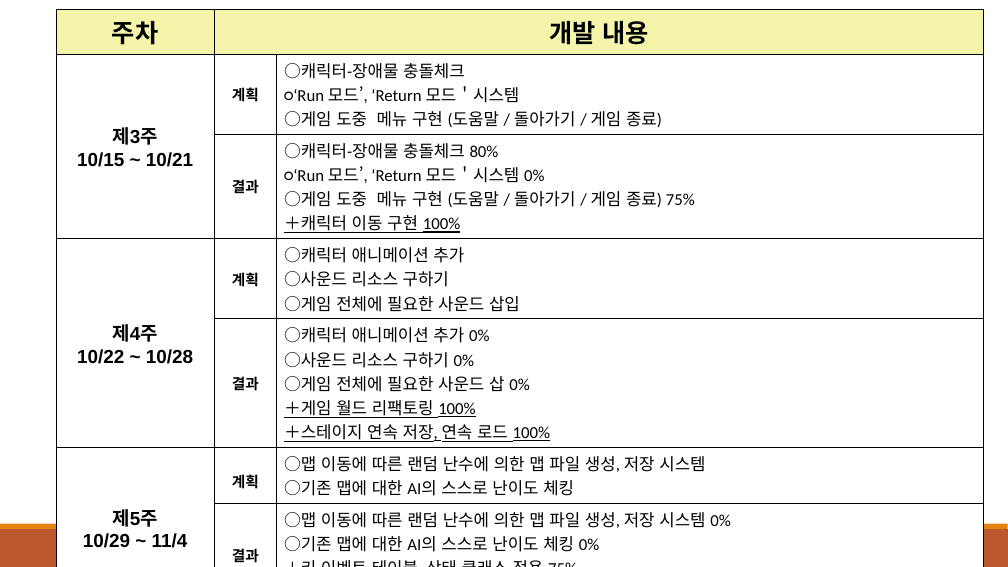
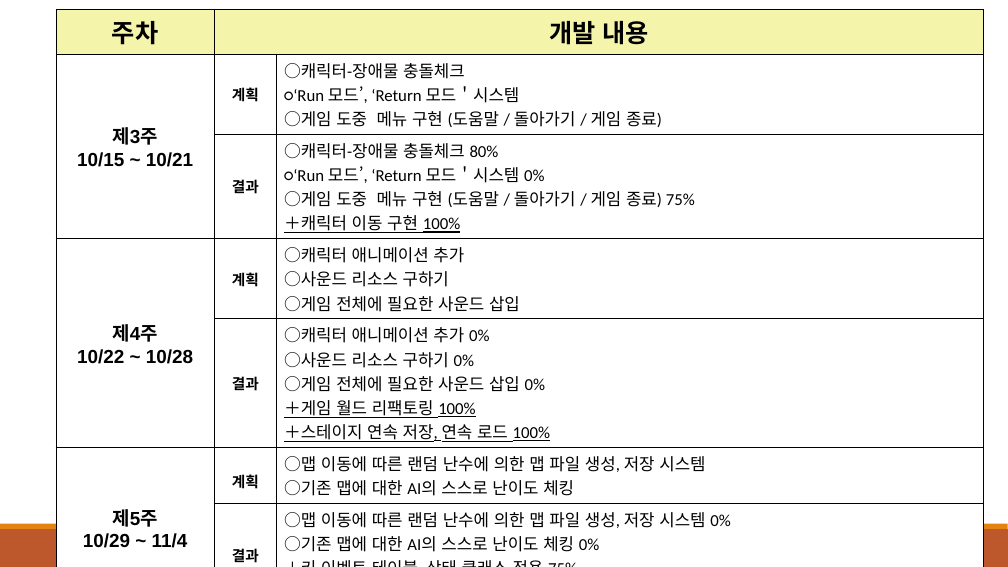
Before and after one commit to minlinea/2DGP_PROJECT, a slide deck: slide 5 of 2DGP_Project/ppt발표폴더/중간발표/Run & Retrun.pptx. Drawn at 1008x567 pixels with LibreOffice and Linux fonts; fonts in the diff are those of the drawing. Boxes give left, top, right and bottom in pixels: in the first picture for what was removed or moved away, otherwise in the second. Text is boxed around its words. In the diff, an @@ line names an element or a change of style, - is before the commit and + after.

```diff
--- a/2DGP_Project/ppt발표폴더/중간발표/Run & Retrun.pptx
+++ b/2DGP_Project/ppt발표폴더/중간발표/Run & Retrun.pptx
@@ table at (56,10,984,567) @@
-row 5, column 3: ○캐릭터 애니메이션 추가 0% / ○사운드 리소스 구하기 0% / ○게임 전체에 필요한 사운드 삽 0% / ＋게임 월드 리팩토링 100% / ＋스테이지 연속 저장, 연속 로드 100%
+row 5, column 3: ○캐릭터 애니메이션 추가 0% / ○사운드 리소스 구하기 0% / ○게임 전체에 필요한 사운드 삽입 0% / ＋게임 월드 리팩토링 100% / ＋스테이지 연속 저장, 연속 로드 100%
```
Also in this commit, not shown: 1 other slide changed, 4 other files.
